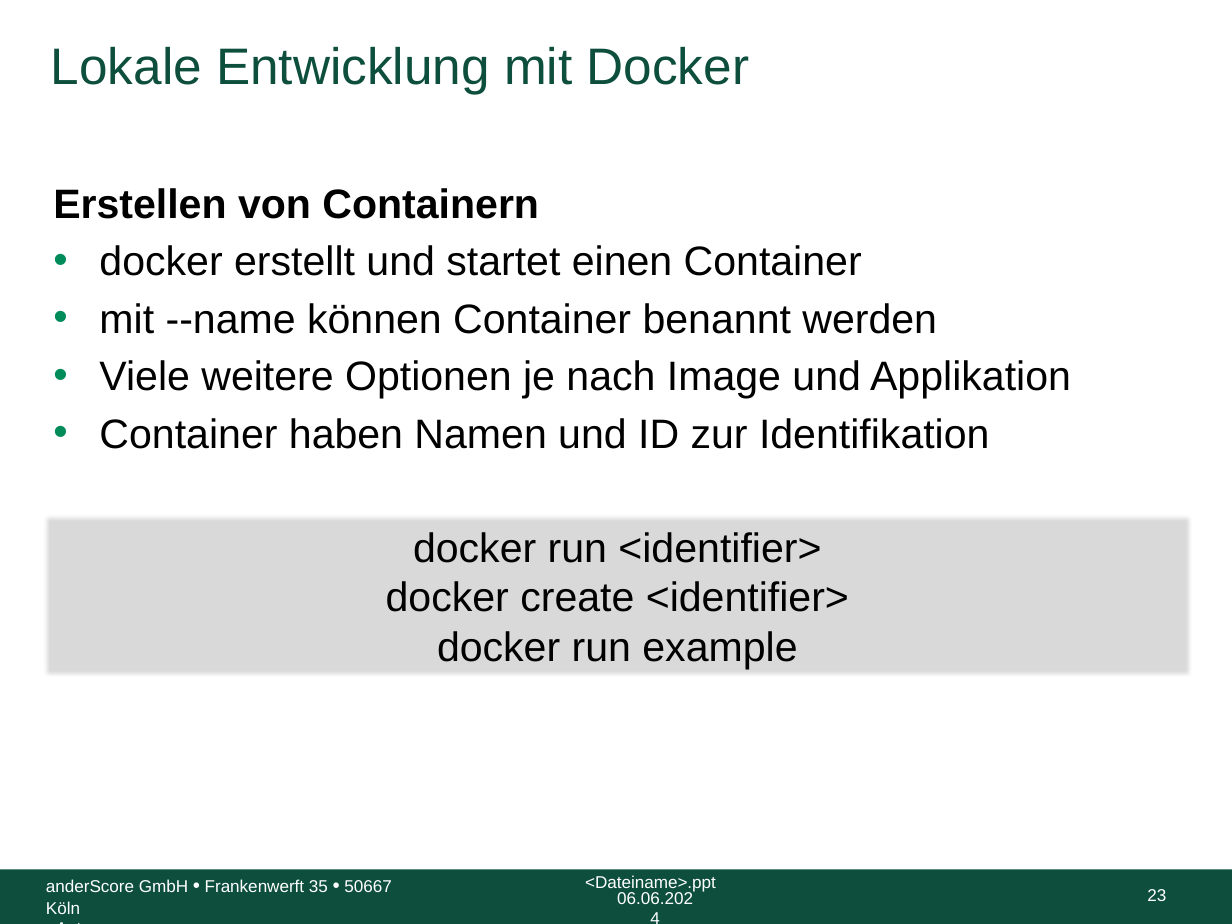
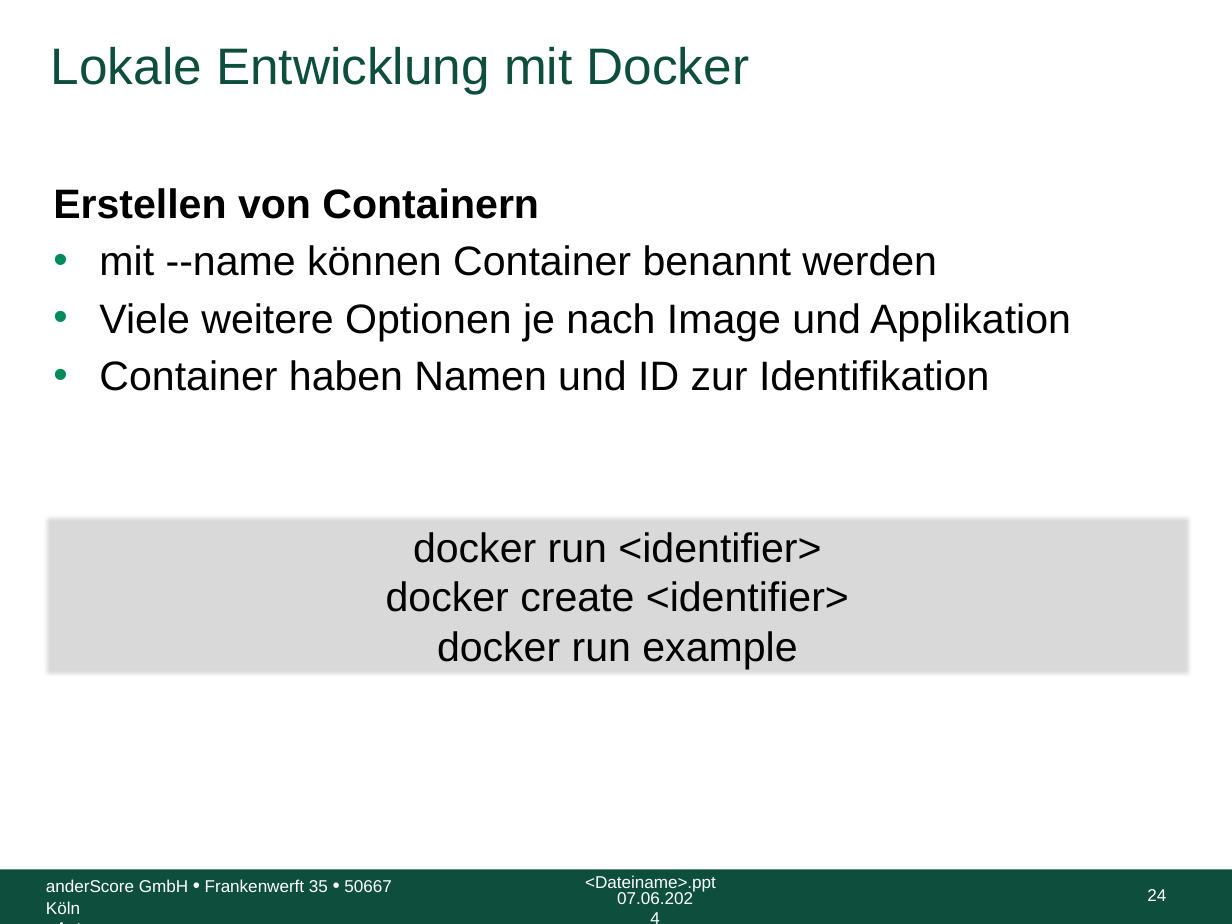
Before and after one commit to anderscore-gmbh/gitlab, a slide deck: slide 24 of slides/Tag-3_2-Docker.pptx (slide 23 before the commit). Drawn at 1232x924 pixels with LibreOffice and Linux fonts; fonts in the diff are those of the drawing; background and template pictures are left out. Boxes give left, top, right and bottom in pixels: in the first picture for what was removed or moved away, otherwise in the second. Text is boxed around its words. In the diff, an @@ line names an element or a change of style, - is before the commit and + after.

Commit message:
Verbesserungen Tag 3-2 Docker

```diff
--- a/slides/Tag-3_2-Docker.pptx
+++ b/slides/Tag-3_2-Docker.pptx
@@ text at (99, 245, 862, 276): paragraph removed @@
-• docker erstellt und startet einen Container
@@ text at (617, 892, 693, 904): text changed @@
-06.06.2024
+07.06.2024
@@ page number at (1147, 889, 1166, 901): text changed @@
-23
+24
```
Also in this commit, not shown: 31 other slides changed, 1 slide added, 2 other files.
